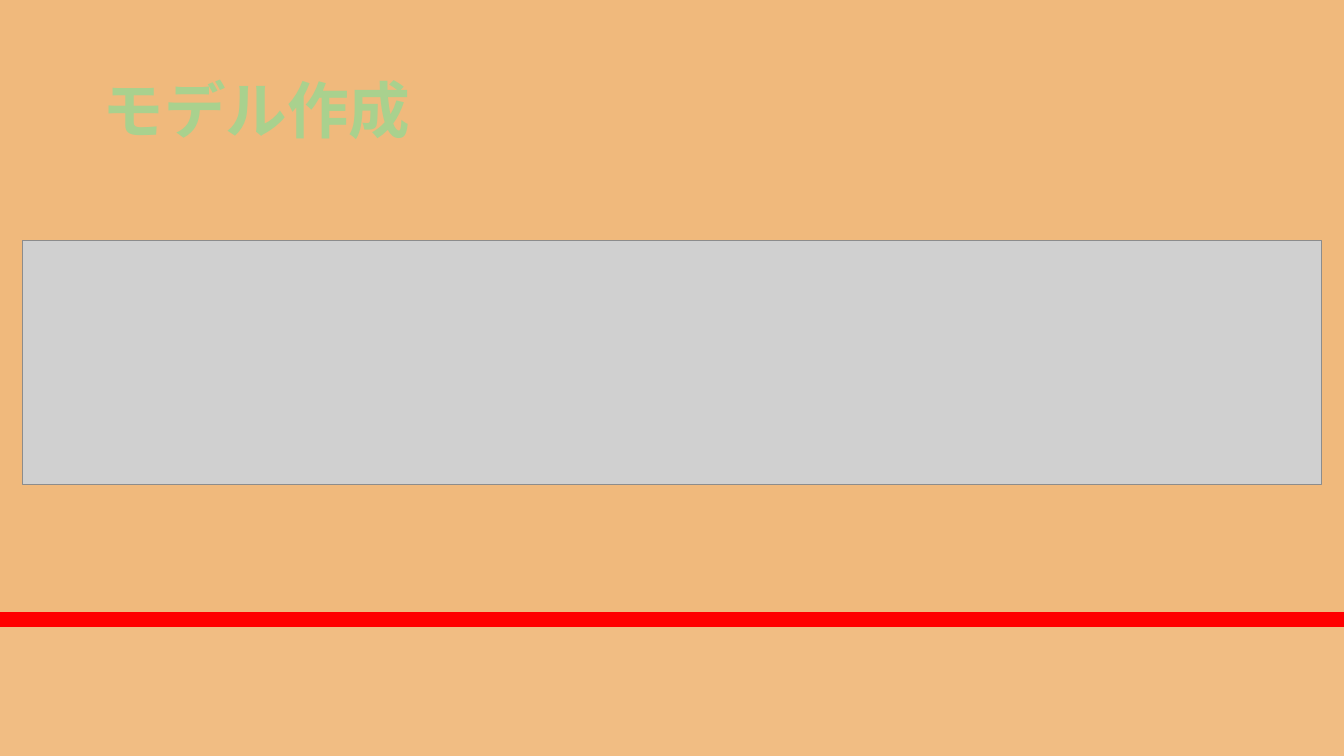
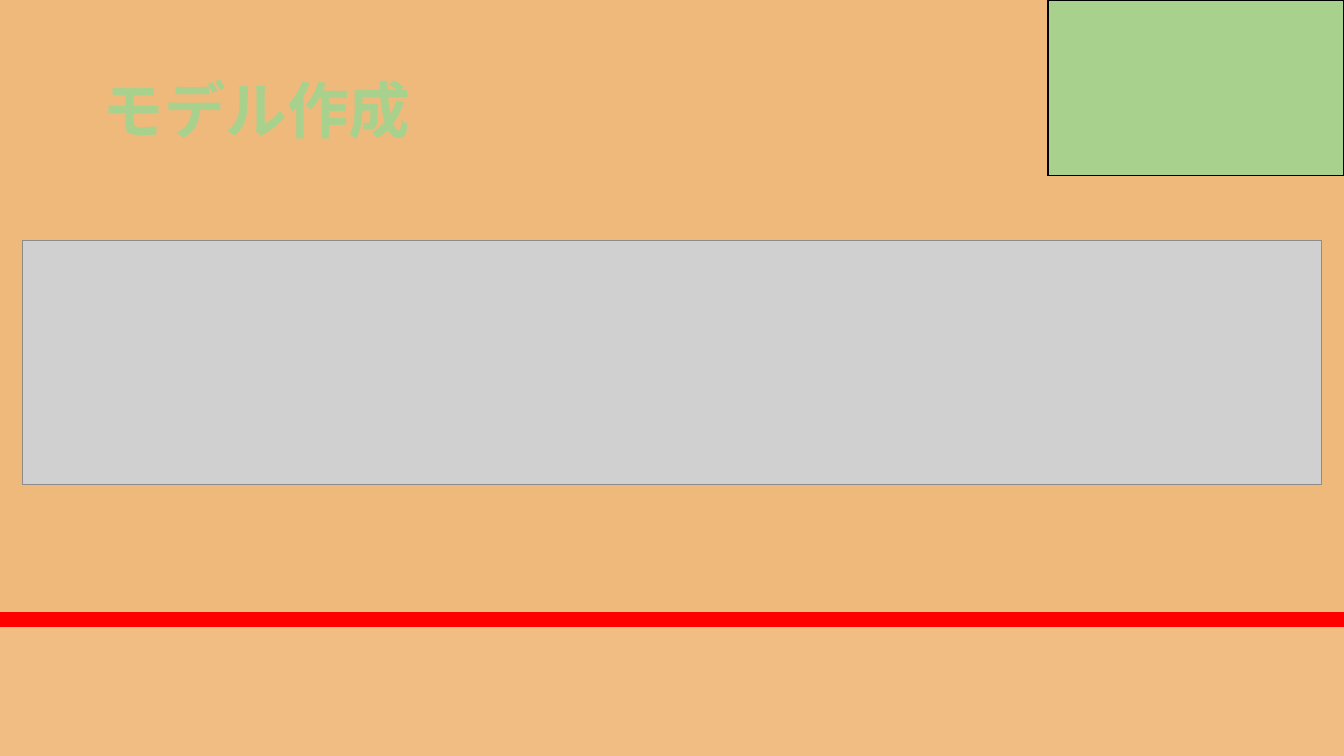
Before and after one commit to RikiishiSuzunosuke/AIspeaker_yosie, a slide deck: slide 38 of presentation/AIスピーカー開発_3_main.pptx. Drawn at 1344x756 pixels with LibreOffice and Linux fonts; fonts in the diff are those of the drawing; grey boxes stand for pictures. Boxes give left, top, right and bottom in pixels: in the first picture for what was removed or moved away, otherwise in the second. Text is boxed around its words. In the diff, an @@ line names an element or a change of style, - is before the commit and + after.

```diff
--- a/presentation/AIスピーカー開発_3_main.pptx
+++ b/presentation/AIスピーカー開発_3_main.pptx
@@ rectangle added at (x1=1049, y1=0, x2=1344, y2=175), fill #A9D18E, outline #000000 1 pt @@
```
Also in this commit, not shown: 30 other slides changed.
